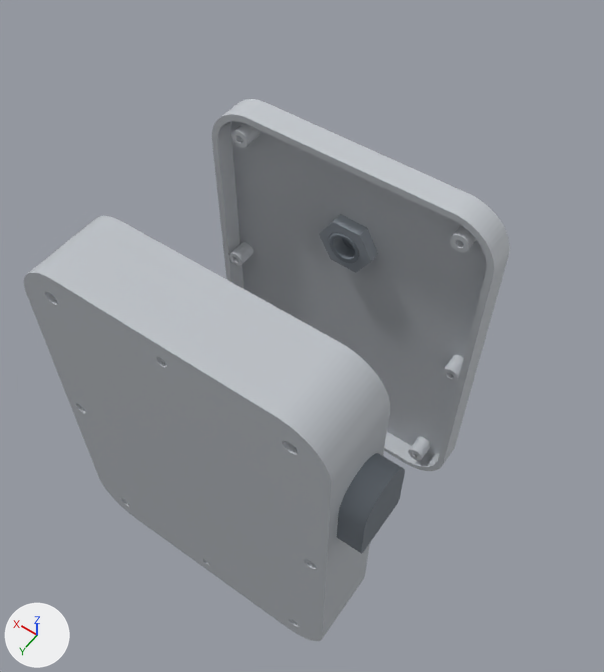
Before and after pictures for a commit that changed the glTF model docs/assets/3d_files/nebuleair_pro/nebuleair_pro_WP13-18-5G_v1.glb.
Before and after are seen from a camera (50 mm lens) standing at (-0.127, 0.129, 0.291) and looking at (0.006, -0.058, -0.002). The axes (+X, +Y, +Z) are drawn at lower left. The lights are the same throughout. The older version comes first. Both versions are drawn at frame 24 of the action 'ouverture'; the numbers are the values there.

Names of what the first picture shows: 'airvent_avant_ecrou', 'airvent_gauche_capot', 'boitier_corps', 'boitier_couvercle' and 1 more.
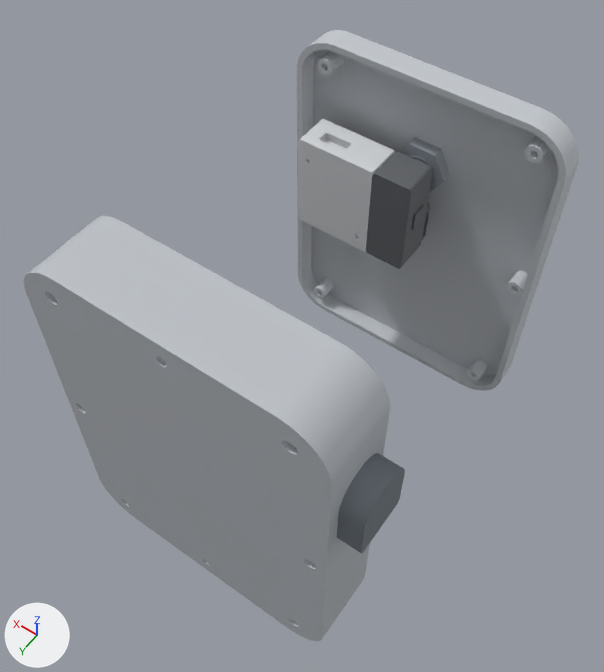
ob_ouverture is not drawn itself; it is the parent of ob_boitier_couvercle, ob_boitier_couvercle_aretes, ob_airvent_avant_capot, ob_airvent_avant_capot_aretes, ob_airvent_avant_ecrou, ob_airvent_avant_ecrou_aretes.

Changed parts and their boxes [x1, y1, x2, y2] in the pictures (604 x 672 px):
'boitier_couvercle', moved
    before: [212, 99, 510, 471]
    after: [297, 30, 579, 391]
'nextpm_metal', added
    after: [298, 119, 394, 252]
'nextpm_noir', added
    after: [366, 152, 433, 269]
'airvent_avant_ecrou', moved
    before: [319, 214, 378, 273]
    after: [400, 138, 450, 192]
'airvent_avant_capot', moved (mostly hidden afterwards)
    before: [329, 232, 359, 263]
    after: [408, 154, 430, 166]

What the commit changed:
Material 'Material_6' (mat_material_6) is new.
Its base color is (0.125, 0.133, 0.145) (dark grey #63666a).
Its roughness is 0.6.
Material 'Material_5' (mat_material_5) is new.
Its base color is (0.686, 0.706, 0.729) (light grey #d8dbde).
Its roughness is 0.6.
Mesh me_nextpm_noir is new.
It has 700 vertices, 1396 faces and spans x -9.1..14.1, y -39.0..-15.4, z -3.0..47.0.
It uses material mat_material_6 (dark grey #63666a).
Mesh me_nextpm_metal is new.
It has 618 vertices, 1232 faces and spans x 11.8..52.9, y -33.8..-15.4, z -5.5..47.0.
It uses material mat_material_5 (light grey #d8dbde).
Object 'ouverture' (ob_ouverture) moves from (0.0, -0.07, 0.0) to (0.0, -0.13, 0.0).
Object 'nextpm_noir' (ob_nextpm_noir) is new; it shows me_nextpm_noir.
Its parent is ob_ouverture.
Its location is (0.0, 0.0275, 0.0).
Its scale is (0.001, 0.001, 0.001).
Object 'nextpm_metal' (ob_nextpm_metal) is new; it shows me_nextpm_metal.
Its parent is ob_ouverture.
Its location is (0.0, 0.0275, 0.0).
Its scale is (0.001, 0.001, 0.001).
